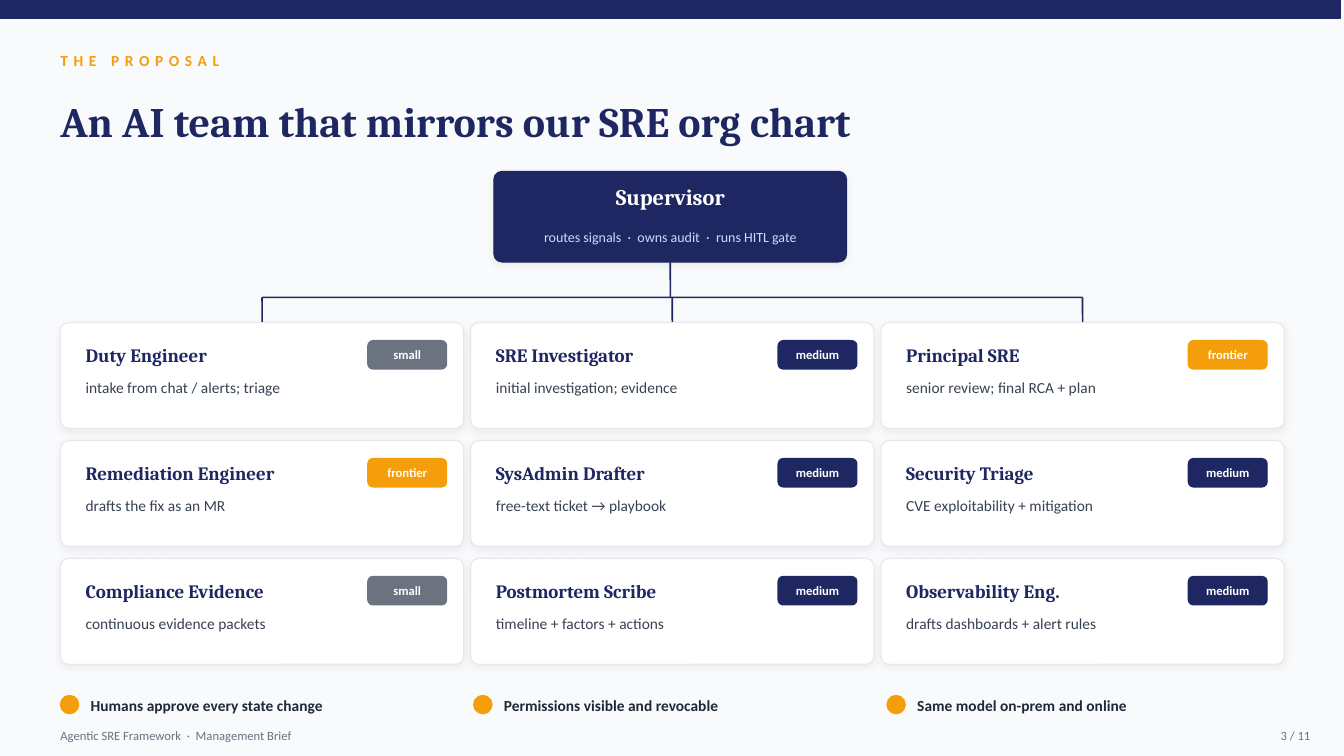
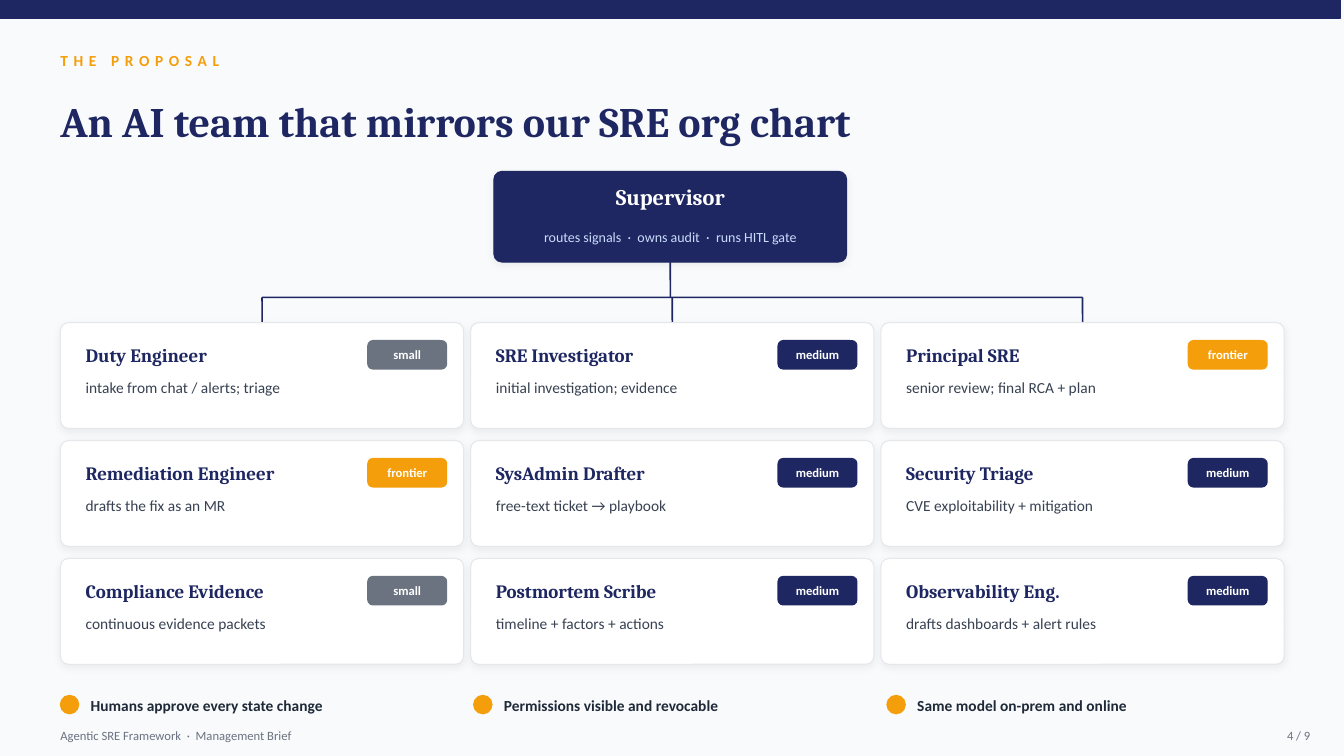
Before and after one commit to ctgjdw/agentic-sre-system, a slide deck: slide 4 of agentic-sre-framework/docs/decks/management-brief.pptx (slide 3 before the commit). Drawn at 1344x756 pixels with LibreOffice and Linux fonts; fonts in the diff are those of the drawing. Boxes give left, top, right and bottom in pixels: in the first picture for what was removed or moved away, otherwise in the second. Text is boxed around its words. In the diff, an @@ line names an element or a change of style, - is before the commit and + after.

```diff
--- a/agentic-sre-framework/docs/decks/management-brief.pptx
+++ b/agentic-sre-framework/docs/decks/management-brief.pptx
@@ text at (1287,732,1310,740): text changed @@
-3 / 11
+4 / 9
```
Also in this commit, not shown: 5 other slides changed, 2 slides added, 4 slides removed, 6 other files.
